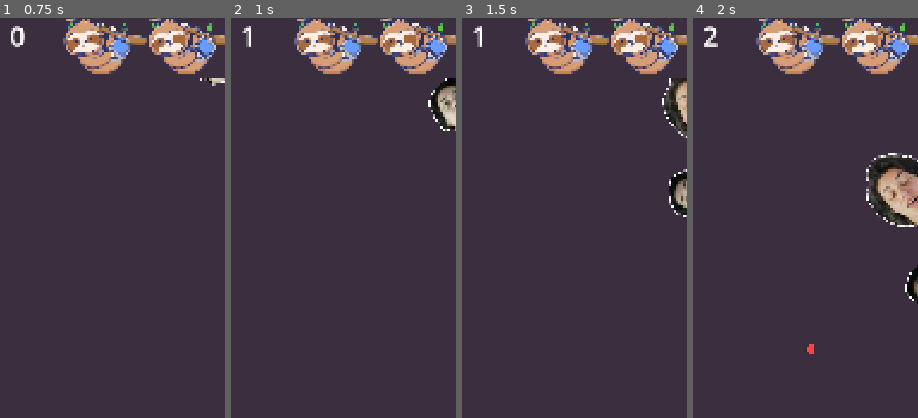
Above: before the commit, frames 1-4 (left to right).
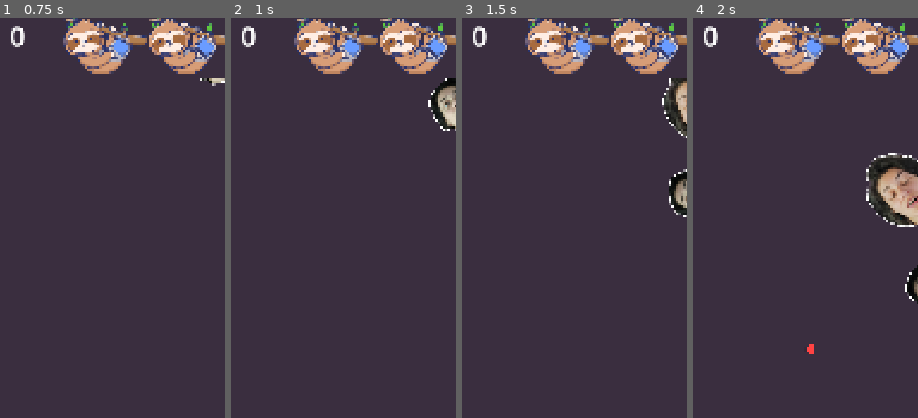
Above: after the commit, the same moments.

Repository: lautaroh2394/enamorando-a-ro
Game: Godot game, scene res://scenes/level.tscn
The game is run twice, just before and just after one commit, with the same random seed, the same clock (stepped at 60 frames per second) and the same inputs.
Inputs (mouse positions are % of the whole screen's width and height, from its top left):
- Up to frame 1 (0.75 s): click (41, 94) at 0.5 s
- Up to frame 2 (1 s): no input
- Up to frame 3 (1.5 s): move the mouse to (72, 45) at 1.27 s; hold Right (right) from 1.28 s (still down); hold Space (shoot) from 1.28 s (still down); click (72, 45) at 1.42 s
- Up to frame 4 (2 s): keep holding Right (right); keep holding Space (shoot)
The pictures show only the part of the screen within x 30-80%, y 1-51%; the shares and areas given below are measured in that part.

Frame 1 is identical in both runs. In frame 2, 0.3% of the frame differs, in the area x 4-12%, y 2-8%; in frame 3, 0.3%; in frame 4, 0.2%.

Commit message:
change counter and special msg

Diff:
--- a/scenes/game_over.gd
+++ b/scenes/game_over.gd
@@ -3,7 +3,7 @@
 var level_scene: PackedScene = load("res://scenes/level.tscn")
 
 func _ready() -> void:
-	$CenterContainer/VBoxContainer/Label2.text = "\nPuntaje: " + str(Global.score)
+	$CenterContainer/VBoxContainer/Label2.text = "\nPuntaje: " + str(Global.total_hit)
 	$CenterContainer/VBoxContainer/Label2.text += "\nLauti arrojó " + str(Global.total_shot) + " corazones\nAcertó " + str(Global.total_hit) + "\n"
 	if Global.total_hit >= 30:
 		$CenterContainer/VBoxContainer/Label3.visible = true
--- a/scenes/meteor.gd
+++ b/scenes/meteor.gd
@@ -58,6 +58,7 @@
 
 func _on_area_entered(area: Area2D) -> void:
 	Global.total_hit += 1
+	get_tree().call_group('ui', 'update_score')
 	area.queue_free()
 	$Explosion.stream = streams[rng.randi_range(0, len(streams)-1)]
 	$Explosion.play()
--- a/scenes/ui.gd
+++ b/scenes/ui.gd
@@ -39,3 +39,8 @@
 
 func _on_right_button_up() -> void:
 	Input.action_release("right")
+
+func update_score():
+	$MarginContainer/Label.text = str(Global.total_hit)
+	if Global.total_hit >= 30:
+		$MarginContainer/Label.set("theme_override_colors/font_color",Color("2a7c50"))
--- a/scenes/ui.tscn
+++ b/scenes/ui.tscn
@@ -45,7 +45,6 @@
 layout_mode = 2
 
 [node name="ScoreTimer" type="Timer" parent="."]
-autostart = true
 
 [node name="left" type="TextureButton" parent="."]
 offset_left = 339.0
Not shown, changed: exports/web/enamorandome-de-ro.html
Not shown, changed: exports/web/enamorandome-de-ro.pck
Not shown, changed: exports/web/index.html
